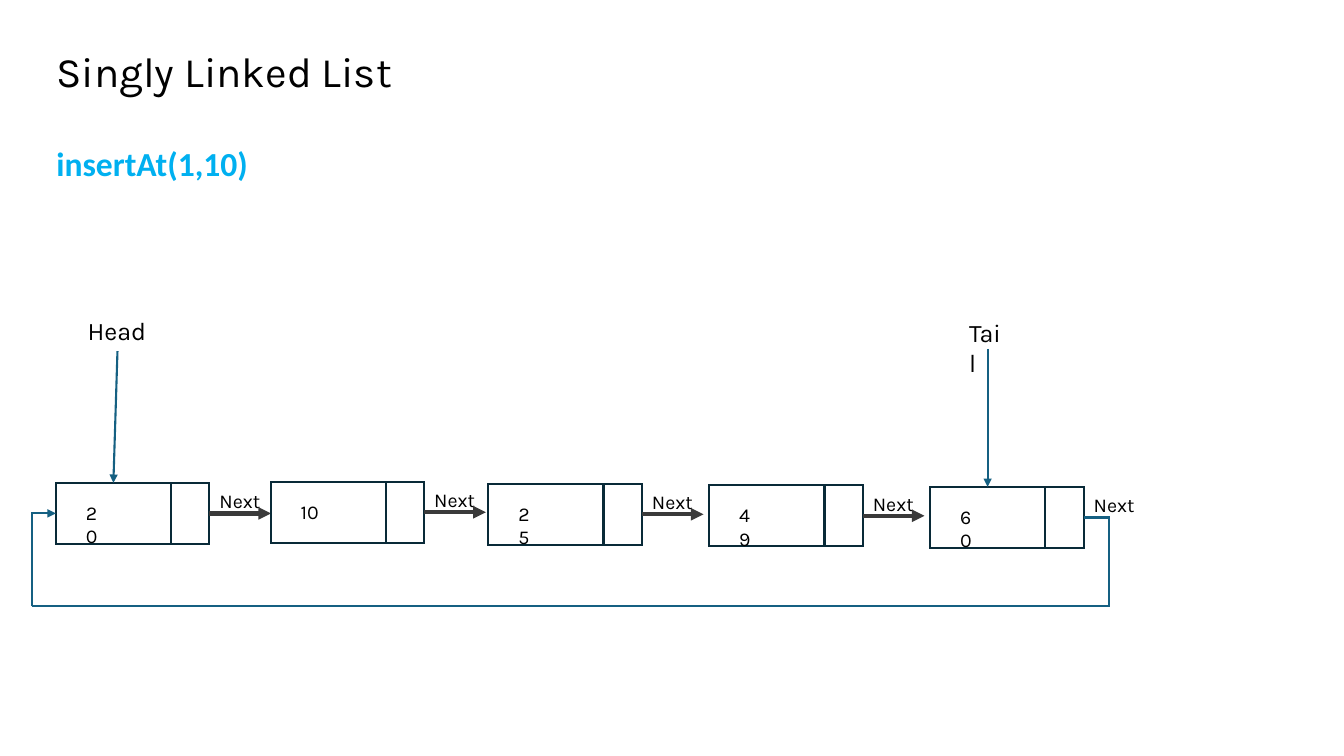
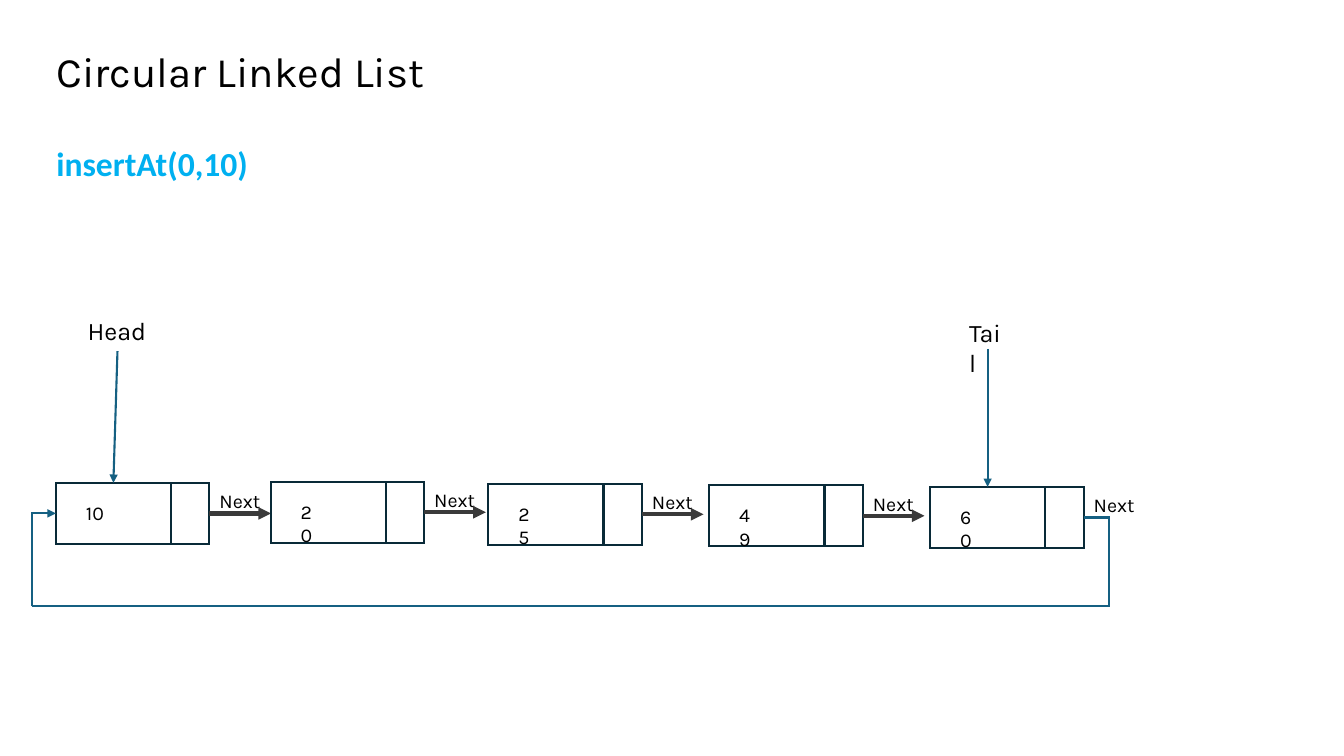
Before and after one commit to hossames/Ds-Course-Matrials, a slide deck: slide 22 of LinkedList/linked list week.pptx (slide 23 before the commit). Drawn at 1344x756 pixels with LibreOffice and Linux fonts; fonts in the diff are those of the drawing. Boxes give left, top, right and bottom in pixels: in the first picture for what was removed or moved away, otherwise in the second. Text is boxed around its words. In the diff, an @@ line names an element or a change of style, - is before the commit and + after.

Commit message:
slides added

```diff
--- a/LinkedList/linked list week.pptx
+++ b/LinkedList/linked list week.pptx
@@ text at [56,58,424,88]: text changed @@
-Singly Linked List
+Circular Linked List
@@ text at [56,151,248,181]: text changed @@
-insertAt(1,10)
+insertAt(0,10)
@@ text at [86,507,104,520]: text changed @@
-20
+10
@@ text at [301,506,319,520]: text changed @@
-10
+20
```
Also in this commit, not shown: 5 other slides changed, 3 slides removed.
